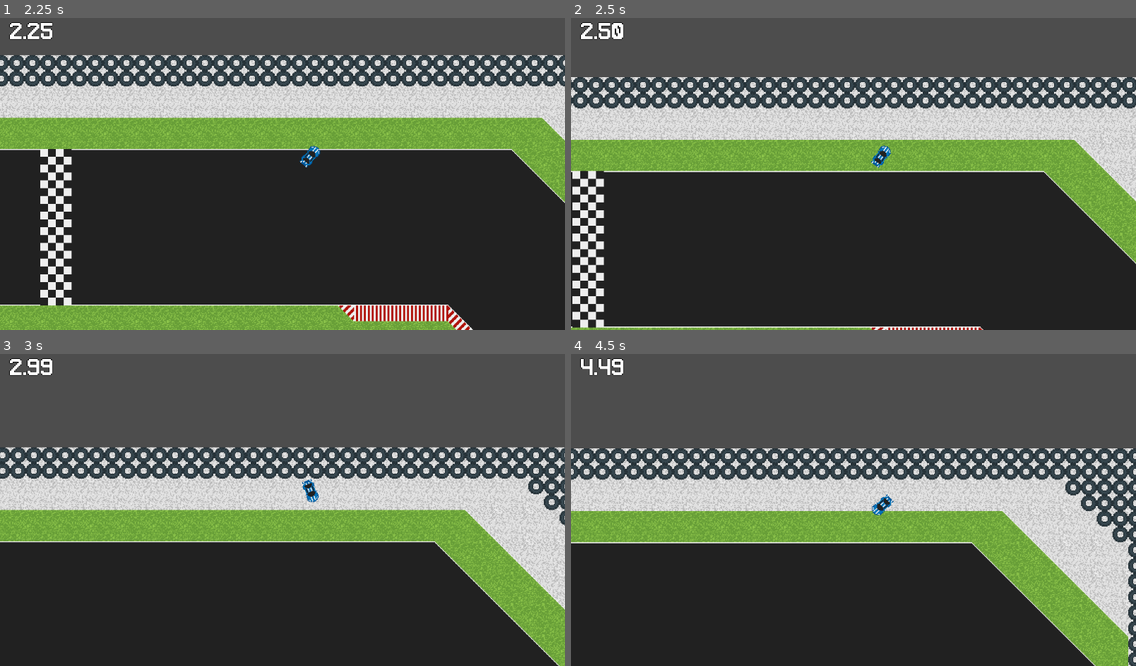
Above: before the commit, frames 1-4 (two rows, left to right).
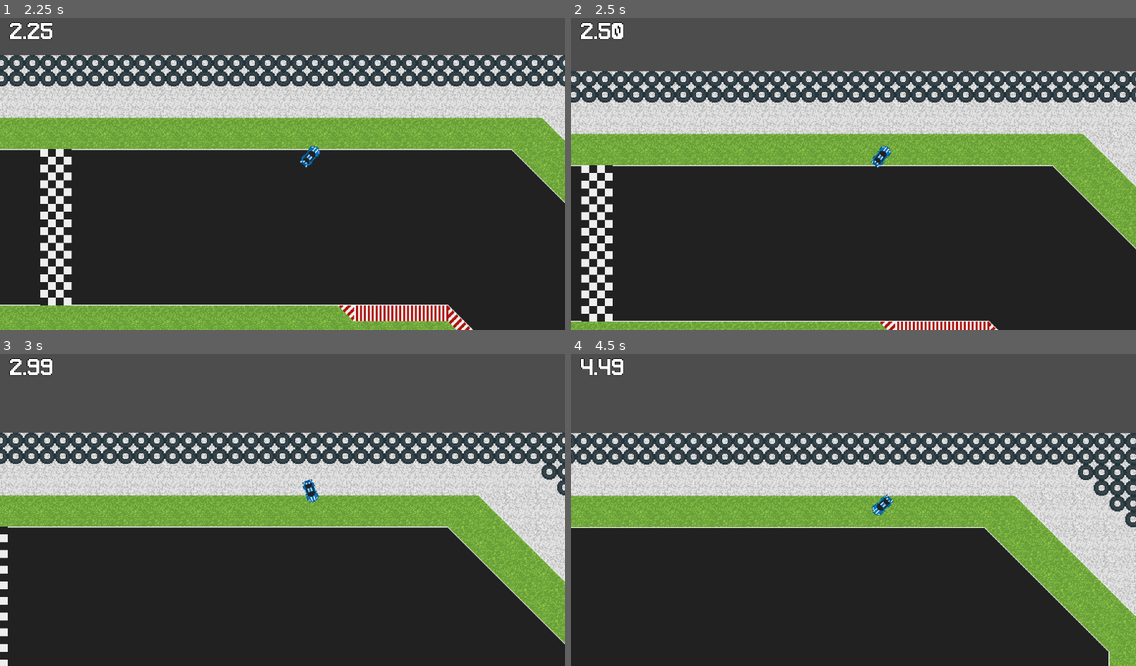
Above: after the commit, the same moments.

Repository: rocketCarlos/DriftingAcademy
Game: Godot game, scene res://scenes/test.tscn
Two runs of this game, one before a commit and one after it. Both use one fixed random seed, a clock stepped at 60 frames per second and the inputs below.
Inputs (mouse positions are in pixels of both pictures, inside the frame that each line leads up to):
- Up to frame 1 (2.25 s): move the mouse to (406, 155) at 0.52 s; press the mouse at (406, 155) at 0.53 s; move the mouse to (169, 186) at 1.27 s; release the mouse at (169, 186) at 1.28 s; click (169, 186) at 1.35 s; move the mouse to (339, 102) at 2.02 s; press the mouse at (339, 102) at 2.03 s
- Up to frame 2 (2.5 s): no input
- Up to frame 3 (3 s): move the mouse to (254, 572) at 2.77 s; release the mouse at (254, 572) at 2.78 s; click (254, 572) at 2.85 s
- Up to frame 4 (4.5 s): move the mouse to (1023, 553) at 3.52 s; press the mouse at (1023, 553) at 3.53 s; move the mouse to (684, 460) at 4.27 s; release the mouse at (684, 460) at 4.28 s; click (684, 460) at 4.35 s

Frame 1 is identical in both runs. In frame 2, 18% of the frame differs, in the area x 0-100%, y 16-100%; in frame 3, 25%; in frame 4, 26%, in the area x 0-100%, y 25-100%.

Commit message:
Add speed management based on individual wheels

Diff:
--- a/scenes/car/car.gd
+++ b/scenes/car/car.gd
@@ -1,22 +1,39 @@
 extends CharacterBody2D
+
+enum SKIN {
+	BLUE
+}
 
 #region variables
 var max_speed: float
 const SPEED_ROAD: float = 300.0
+const SPEED_CURBS: float = 250.0
 const SPEED_GRASS: float = 150.0
 const SPEED_GRAVEL: float = 100.0
 
 var accel: float
 const ACCEL_ROAD: float = 500.0
+const ACCEL_CURBS: float = 400.0
 const ACCEL_GRASS: float = 250.0
 const ACCEL_GRAVEL: float = 100.0
 
 var deaccel: float
 const DEACCEL_ROAD: float = 100.0
+const DEACCEL_CURBS: float = 150.0
 const DEACCEL_GRASS: float = 200.0
 const DEACCEL_GRAVEL: float = 400.0
 
+var wheels: Array = [null, null, null, null]
+
+var current_skin: SKIN
 #endregion
+
+func _ready() -> void:
+	for i in range(4):
+		match current_skin:
+			SKIN.BLUE:
+				wheels[i] = get_node('Skins/BlueCar/Wheel'+str(i+1))
+
 
 #TODO: add different skins
 func _physics_process(delta: float) -> void:
@@ -24,30 +41,27 @@
 	var mouse_direction = (mouse_position - global_position).normalized()
 	var angle = Vector2(0.0, -1.0).angle_to(mouse_direction)
 
-	# Tile data of the tile the car is in
-	var tile_data = Globals.circuit_tileset.get_cell_tile_data(Globals.circuit_tileset.local_to_map(Globals.circuit_tileset.to_local(global_position)))
+	# -----------------------------------------
+	# manage terrain resistance
+	# -----------------------------------------
+	var total_resistance = get_wheels_resistance()
 
-	var tile_name = tile_data.get_custom_data('tile_name')
-	match tile_name:
-		#TODO: each tile has a "speed score" depending on how much road there is.
-		# speed is calculated based on that score
-		#TODO: manage speed based on the specific tile each car's wheel is in!
-		'road', 'curb':
-			max_speed = SPEED_ROAD
-			accel = ACCEL_ROAD
-			deaccel = DEACCEL_ROAD
-		'grass', 'gravel_grass':
-			max_speed = SPEED_GRASS
-			accel = ACCEL_GRASS
-			deaccel = DEACCEL_GRASS
-		'gravel':
-			max_speed = SPEED_GRAVEL
-			accel = ACCEL_GRAVEL
-			deaccel = DEACCEL_GRAVEL
-		_:
-			max_speed = SPEED_ROAD
-			accel = ACCEL_ROAD
-			deaccel = DEACCEL_ROAD
+	if total_resistance <= 3:
+		max_speed = SPEED_ROAD
+		accel = ACCEL_ROAD
+		deaccel = DEACCEL_ROAD
+	elif total_resistance <= 6:
+		max_speed = SPEED_CURBS
+		accel = ACCEL_CURBS
+		deaccel = DEACCEL_CURBS
+	elif total_resistance <= 8:
+		max_speed = SPEED_GRASS
+		accel = ACCEL_GRASS
+		deaccel = DEACCEL_GRASS
+	else:
+		max_speed = SPEED_GRAVEL
+		accel = ACCEL_GRAVEL
+		deaccel = DEACCEL_GRAVEL
 
 	# -----------------------------------------
 	# manage movement
@@ -81,3 +95,15 @@
 				velocity = Vector2(0, 0)
 
 	move_and_slide()
+
+#region utility functions
+func get_wheels_resistance():
+	var total = 0
+	for wheel in wheels:
+		# Tile data of the tile the wheel is in
+		var tile_data = Globals.circuit_tileset.get_cell_tile_data(Globals.circuit_tileset.local_to_map(Globals.circuit_tileset.to_local(wheel.global_position)))
+
+		total += tile_data.get_custom_data('terrain_resistance')
+
+	return total
+#endregion
--- a/scenes/car/car.tscn
+++ b/scenes/car/car.tscn
@@ -4,17 +4,32 @@
 [ext_resource type="Texture2D" uid="uid://dr2s0r3t777kg" path="res://assets/cars/sportscar1.png" id="2_rytg7"]
 
 [sub_resource type="RectangleShape2D" id="RectangleShape2D_x7uf8"]
-size = Vector2(10, 21)
+size = Vector2(10, 19.5)
 
 [node name="Car" type="CharacterBody2D"]
 texture_filter = 1
 collision_mask = 2
 script = ExtResource("1_yhfra")
 
+[node name="Skins" type="Node2D" parent="."]
+
+[node name="BlueCar" type="Sprite2D" parent="Skins"]
+z_index = -1
+texture = ExtResource("2_rytg7")
+
+[node name="Wheel1" type="Node2D" parent="Skins/BlueCar"]
+position = Vector2(-6, -5)
+
+[node name="Wheel2" type="Node2D" parent="Skins/BlueCar"]
+position = Vector2(6, -5)
+
+[node name="Wheel3" type="Node2D" parent="Skins/BlueCar"]
+position = Vector2(-6, 6)
+
+[node name="Wheel4" type="Node2D" parent="Skins/BlueCar"]
+position = Vector2(6, 6)
+
 [node name="SportsCar" type="CollisionShape2D" parent="."]
+position = Vector2(0, 0.75)
 shape = SubResource("RectangleShape2D_x7uf8")
 debug_color = Color(0.739933, 0.379952, 0.702722, 0.42)
-
-[node name="Sprite2D" type="Sprite2D" parent="SportsCar"]
-z_index = -1
-texture = ExtResource("2_rytg7")
--- a/scenes/circuits/circuit_ts.tres
+++ b/scenes/circuits/circuit_ts.tres
@@ -6,115 +6,103 @@
 texture = ExtResource("1_iy3xc")
 texture_region_size = Vector2i(32, 32)
 0:0/0 = 0
-0:0/0/custom_data_0 = "road"
 0:1/0 = 0
-0:1/0/custom_data_0 = "curb"
+0:1/0/custom_data_0 = 2
 1:1/0 = 0
-1:1/0/custom_data_0 = "curb"
+1:1/0/custom_data_0 = 2
 2:1/0 = 0
-2:1/0/custom_data_0 = "curb"
+2:1/0/custom_data_0 = 2
 3:1/0 = 0
-3:1/0/custom_data_0 = "curb"
+3:1/0/custom_data_0 = 2
 0:2/0 = 0
-0:2/0/custom_data_0 = "curb"
+0:2/0/custom_data_0 = 2
 1:2/0 = 0
-1:2/0/custom_data_0 = "curb"
+1:2/0/custom_data_0 = 2
 3:2/0 = 0
-3:2/0/custom_data_0 = "curb"
+3:2/0/custom_data_0 = 2
 0:3/0 = 0
-0:3/0/custom_data_0 = "grass"
+0:3/0/custom_data_0 = 5
 1:3/0 = 0
-1:3/0/custom_data_0 = "half_road"
+1:3/0/custom_data_0 = 1
 3:3/0 = 0
-3:3/0/custom_data_0 = "half_road"
+3:3/0/custom_data_0 = 1
 0:4/0 = 0
-0:4/0/custom_data_0 = "gravel"
+0:4/0/custom_data_0 = 7
 1:4/0 = 0
-1:4/0/custom_data_0 = "half_road"
+1:4/0/custom_data_0 = 1
 3:4/0 = 0
-3:4/0/custom_data_0 = "half_road"
+3:4/0/custom_data_0 = 1
 4:1/0 = 0
-4:1/0/custom_data_0 = "curb"
+4:1/0/custom_data_0 = 3
 5:1/0 = 0
-5:1/0/custom_data_0 = "curb"
+5:1/0/custom_data_0 = 3
 6:1/0 = 0
-6:1/0/custom_data_0 = "curb"
+6:1/0/custom_data_0 = 3
 7:1/0 = 0
-7:1/0/custom_data_0 = "curb"
+7:1/0/custom_data_0 = 3
 8:1/0 = 0
-8:1/0/custom_data_0 = "curb"
+8:1/0/custom_data_0 = 1
 9:1/0 = 0
-9:1/0/custom_data_0 = "curb"
+9:1/0/custom_data_0 = 1
 10:1/0 = 0
-10:1/0/custom_data_0 = "curb"
+10:1/0/custom_data_0 = 1
 11:1/0 = 0
-11:1/0/custom_data_0 = "curb"
+11:1/0/custom_data_0 = 1
 2:2/0 = 0
-2:2/0/custom_data_0 = "curb"
+2:2/0/custom_data_0 = 2
 4:2/0 = 0
-4:2/0/custom_data_0 = "curb"
+4:2/0/custom_data_0 = 4
 5:2/0 = 0
-5:2/0/custom_data_0 = "curb"
+5:2/0/custom_data_0 = 4
 6:2/0 = 0
-6:2/0/custom_data_0 = "curb"
+6:2/0/custom_data_0 = 4
 7:2/0 = 0
-7:2/0/custom_data_0 = "curb"
+7:2/0/custom_data_0 = 4
 8:2/0 = 0
-8:2/0/custom_data_0 = "curb"
+8:2/0/custom_data_0 = 1
 9:2/0 = 0
-9:2/0/custom_data_0 = "curb"
+9:2/0/custom_data_0 = 1
 10:2/0 = 0
-10:2/0/custom_data_0 = "curb"
+10:2/0/custom_data_0 = 1
 11:2/0 = 0
-11:2/0/custom_data_0 = "curb"
+11:2/0/custom_data_0 = 1
 2:3/0 = 0
-2:3/0/custom_data_0 = "half_road"
+2:3/0/custom_data_0 = 1
 4:3/0 = 0
-4:3/0/custom_data_0 = "half_road"
+4:3/0/custom_data_0 = 1
 2:4/0 = 0
-2:4/0/custom_data_0 = "half_road"
+2:4/0/custom_data_0 = 1
 4:4/0 = 0
-4:4/0/custom_data_0 = "half_road"
+4:4/0/custom_data_0 = 1
 1:0/0 = 0
-1:0/0/custom_data_0 = "road"
 2:0/0 = 0
-2:0/0/custom_data_0 = "road"
 3:0/0 = 0
-3:0/0/custom_data_0 = "road"
 4:0/0 = 0
-4:0/0/custom_data_0 = "road"
 5:0/0 = 0
-5:0/0/custom_data_0 = "road"
 6:0/0 = 0
-6:0/0/custom_data_0 = "road"
 0:5/0 = 0
 0:5/0/physics_layer_0/polygon_0/points = PackedVector2Array(-16, -16, 16, -16, 16, 16, -16, 16)
-0:5/0/custom_data_0 = "tyre"
 1:5/0 = 0
 1:5/0/physics_layer_0/polygon_0/points = PackedVector2Array(-16, -16, 16, -16, 16, -0.31863, -0.31863, 16, -16, 16)
-1:5/0/custom_data_0 = "tyre"
 2:5/0 = 0
 2:5/0/physics_layer_0/polygon_0/points = PackedVector2Array(-16, -16, 16, -16, 16, 16, 0.637264, 16, -16, 0)
-2:5/0/custom_data_0 = "tyre"
 3:5/0 = 0
 3:5/0/physics_layer_0/polygon_0/points = PackedVector2Array(-16, -16, 0, -16, 16, 0, 16, 16, -16, 16)
-3:5/0/custom_data_0 = "tyre"
 4:5/0 = 0
 4:5/0/physics_layer_0/polygon_0/points = PackedVector2Array(-16, -0.31863, 0, -16, 16, -16, 16, 16, -16, 16)
-4:5/0/custom_data_0 = "tyre"
 5:4/0 = 0
-5:4/0/custom_data_0 = "grass_gravel"
+5:4/0/custom_data_0 = 6
 6:4/0 = 0
-6:4/0/custom_data_0 = "grass_gravel"
+6:4/0/custom_data_0 = 6
 7:4/0 = 0
-7:4/0/custom_data_0 = "grass_gravel"
+7:4/0/custom_data_0 = 6
 8:4/0 = 0
-8:4/0/custom_data_0 = "grass_gravel"
+8:4/0/custom_data_0 = 6
 
 [resource]
 tile_size = Vector2i(32, 32)
 physics_layer_0/collision_layer = 2
 physics_layer_0/collision_mask = 0
-custom_data_layer_0/name = "tile_name"
-custom_data_layer_0/type = 4
+custom_data_layer_0/name = "terrain_resistance"
+custom_data_layer_0/type = 2
 sources/0 = SubResource("TileSetAtlasSource_dgnbp")
